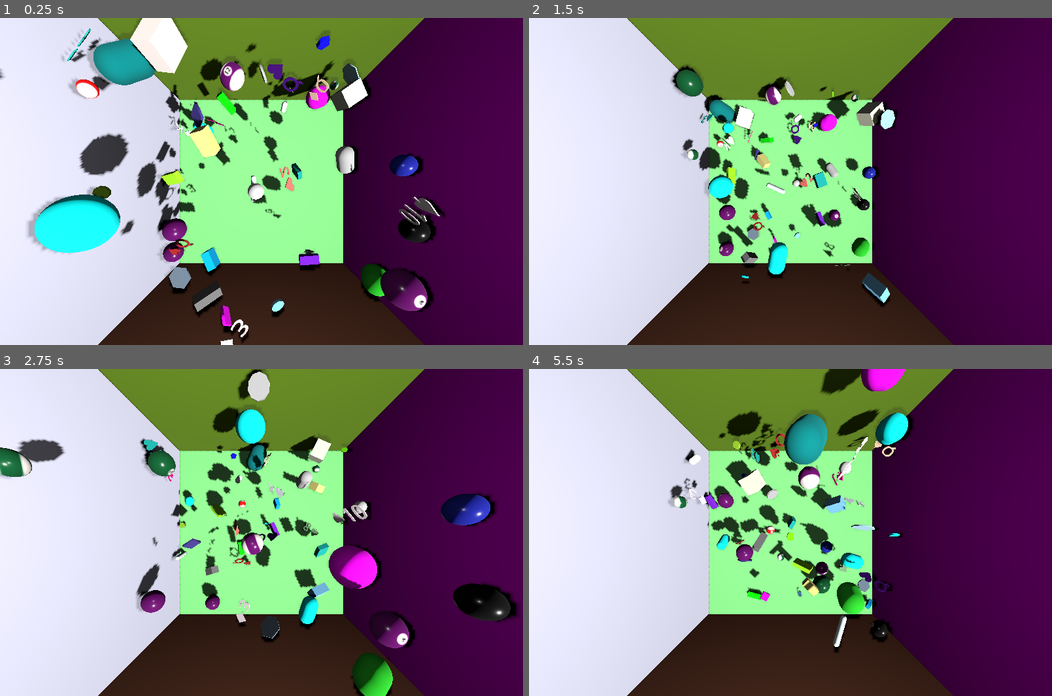
Above: before the commit, frames 1-4 (two rows, left to right).
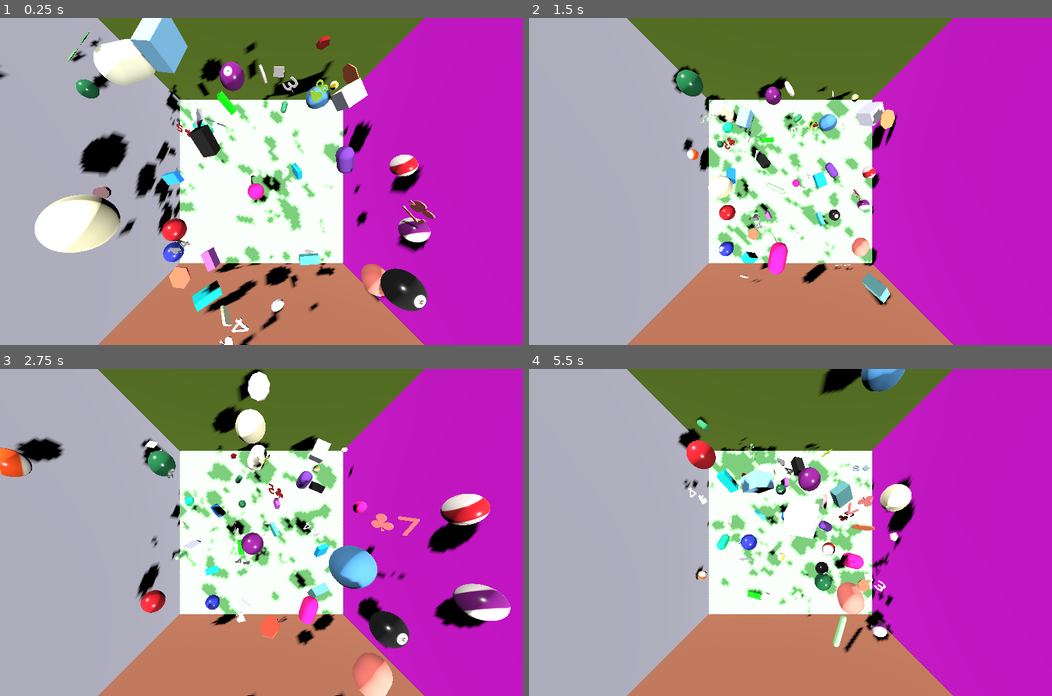
Above: after the commit, the same moments.

Repository: kasworld/gd4bounce
Game: Godot game, scene res://main.tscn
Two runs of this game, one before a commit and one after it. Both use one fixed random seed, a clock stepped at 60 frames per second and the inputs below.
Inputs (mouse positions are in pixels of both pictures, inside the frame that each line leads up to):
- Up to frame 1 (0.25 s): no input
- Up to frame 2 (1.5 s): tap Enter at 0.5 s; move the mouse to (905, 165) at 0.52 s; click (905, 165) at 0.67 s; move the mouse to (685, 197) at 1.27 s; click (685, 197) at 1.42 s
- Up to frame 3 (2.75 s): move the mouse to (313, 460) at 2.02 s; click (313, 460) at 2.17 s
- Up to frame 4 (5.5 s): move the mouse to (764, 597) at 2.77 s; click (764, 597) at 2.92 s; move the mouse to (947, 581) at 3.52 s; click (947, 581) at 3.67 s; move the mouse to (633, 483) at 4.27 s; click (633, 483) at 4.42 s; move the mouse to (816, 532) at 5.02 s; click (816, 532) at 5.17 s

The runs differ from the first frame. In frame 1, 94% of the frame differs, in the area x 0-100%, y 0-100%; in frame 2, 94%; in frame 3, 94%; in frame 4, 96%.

Commit message:
add light, wall

Diff:
--- a/main.tscn
+++ b/main.tscn
@@ -12,11 +12,17 @@
 
 [node name="OmniLight3D" type="OmniLight3D" parent="."]
 transform = Transform3D(1, 0, 0, 0, 1, 0, 0, 0, 1, 0, 10, 0)
+visible = false
 shadow_enabled = true
 omni_range = 50.0
 
 [node name="DirectionalLight3D" type="DirectionalLight3D" parent="."]
 transform = Transform3D(0.707107, -0.5, 0.5, 0, 0.707107, 0.707107, -0.707107, -0.5, 0.5, 0, 0, 0)
+shadow_enabled = true
+sky_mode = 1
+
+[node name="DirectionalLight3D2" type="DirectionalLight3D" parent="."]
+transform = Transform3D(-0.707107, 0.5, -0.5, 0, 0.707107, 0.707107, 0.707107, 0.5, -0.5, 0, 0, 0)
 shadow_enabled = true
 sky_mode = 1
 
@@ -39,3 +45,7 @@
 [node name="WallEast" parent="." instance=ExtResource("3_h2yge")]
 transform = Transform3D(-4.37114e-08, -1, 0, 1, -4.37114e-08, 0, 0, 0, 1, 10, 0, 0)
 constant_linear_velocity = Vector3(-2, 0, 0)
+
+[node name="WallTop" parent="." instance=ExtResource("3_h2yge")]
+transform = Transform3D(1, 0, 0, 0, -1, 8.74228e-08, 0, -8.74228e-08, -1, 0, 10, 0)
+constant_linear_velocity = Vector3(0, -2, 0)
